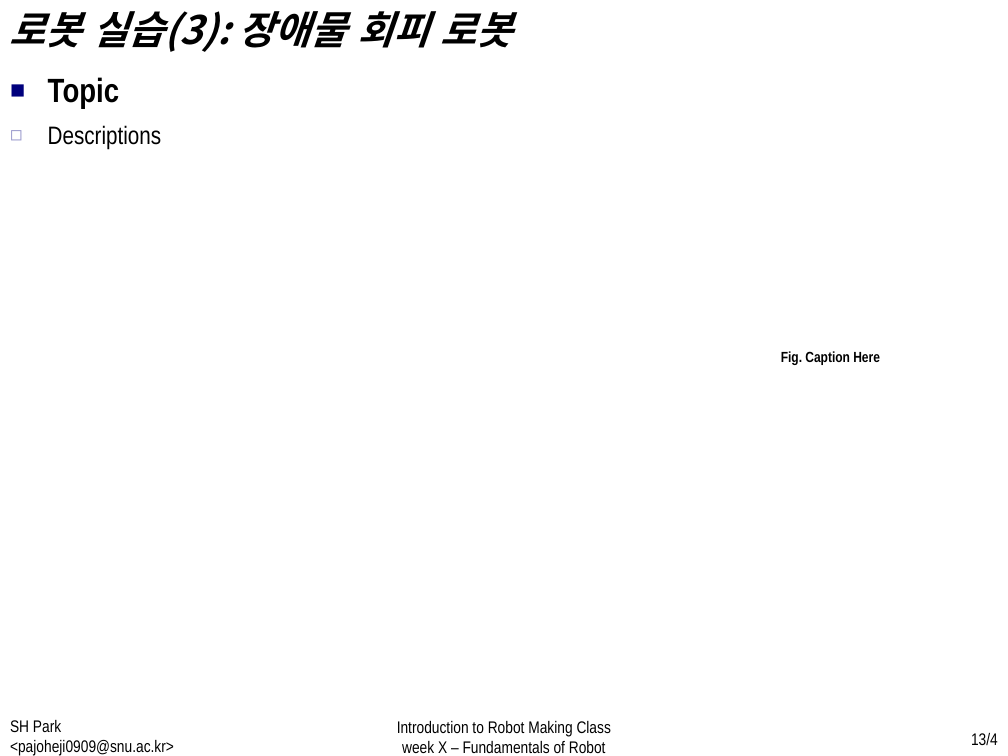
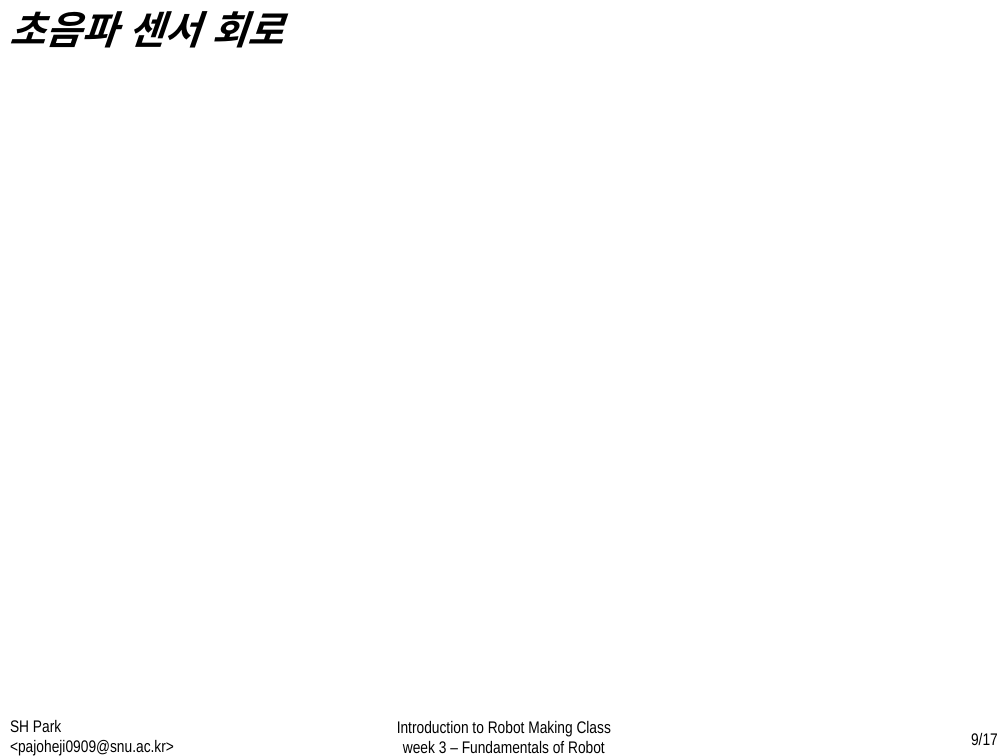
Before and after one commit to WhenTheyCry96/RobotTutorial, a slide deck: slide 9 of PPT/week3.pptx (slide 13 before the commit). Drawn at 1008x756 pixels with LibreOffice and Linux fonts; fonts in the diff are those of the drawing. Boxes give left, top, right and bottom in pixels: in the first picture for what was removed or moved away, otherwise in the second. Text is boxed around its words. In the diff, an @@ line names an element or a change of style, - is before the commit and + after.

Commit message:
week3 add features

```diff
--- a/PPT/week3.pptx
+++ b/PPT/week3.pptx
@@ text at [10,11,284,48]: text changed @@
-로봇 실습(3): 장애물 회피 로봇
+초음파 센서 회로
@@ text removed at [48,77,119,109] @@
-■ Topic
@@ text removed at [48,125,162,150] @@
-  ◻ Descriptions
@@ text removed at [781,351,880,365] @@
-Fig. Caption Here
@@ text at [403,741,605,753]: text changed @@
-week X – Fundamentals of Robot
+week 3 – Fundamentals of Robot
@@ page number at [971,733,998,745]: text changed @@
-13/4
+9/17
```
Also in this commit, not shown: 13 other slides changed, 3 slides added, 9 other files.
